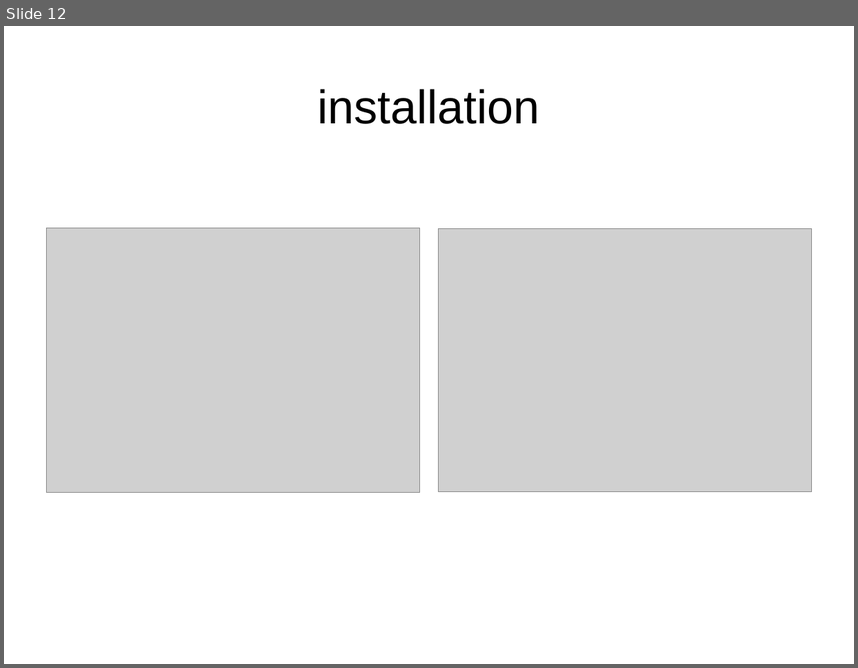
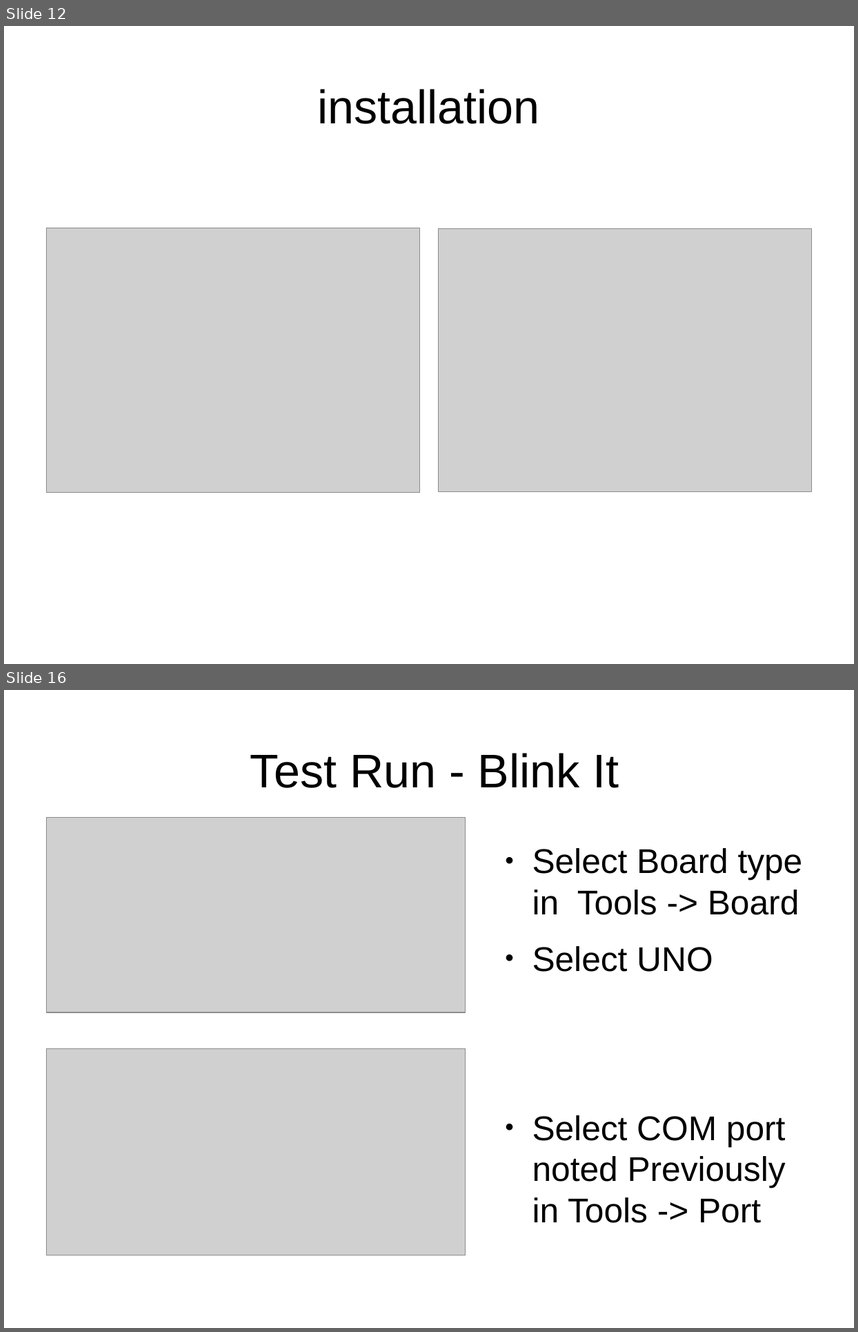
Before and after one commit to dhayanithivijayan/LearnIt, a slide deck: Arduino/Module_1.odp. Shown one above the other, each under a label of ours: slide 12 before the commit, slides 12 and 16 after it; the slides between them are not shown. The pictures are 858x668 and 858x1332 pixels, drawn with LibreOffice and Linux fonts; fonts in the diff are those of the drawing; grey boxes stand for pictures. Boxes give left, top, right and bottom in pixels: in the first picture for what was removed or moved away, otherwise in the second. Text is boxed around its words. In the diff, an @@ line names an element or a change of style, - is before the commit and + after.

Commit message:
blink completed

```diff
--- a/Arduino/Module_1.odp
+++ b/Arduino/Module_1.odp
@@ slide 16 added at bbox=[4, 690, 854, 1328], background #FFFFFF @@
@@ title added at bbox=[250, 753, 619, 788], 44 pt, text #000000 @@
+Test Run - Blink It
@@ picture added at bbox=[46, 817, 466, 1012] @@
@@ text added at bbox=[533, 848, 803, 1223], 32 pt, text #000000 @@
+● Select Board type in Tools -> Board
+● Select UNO
+● Select COM port noted Previously in Tools -> Port
@@ picture added at bbox=[46, 1049, 466, 1255] @@
```
Also in this commit, not shown: 4 other slides added, 2 other files.
